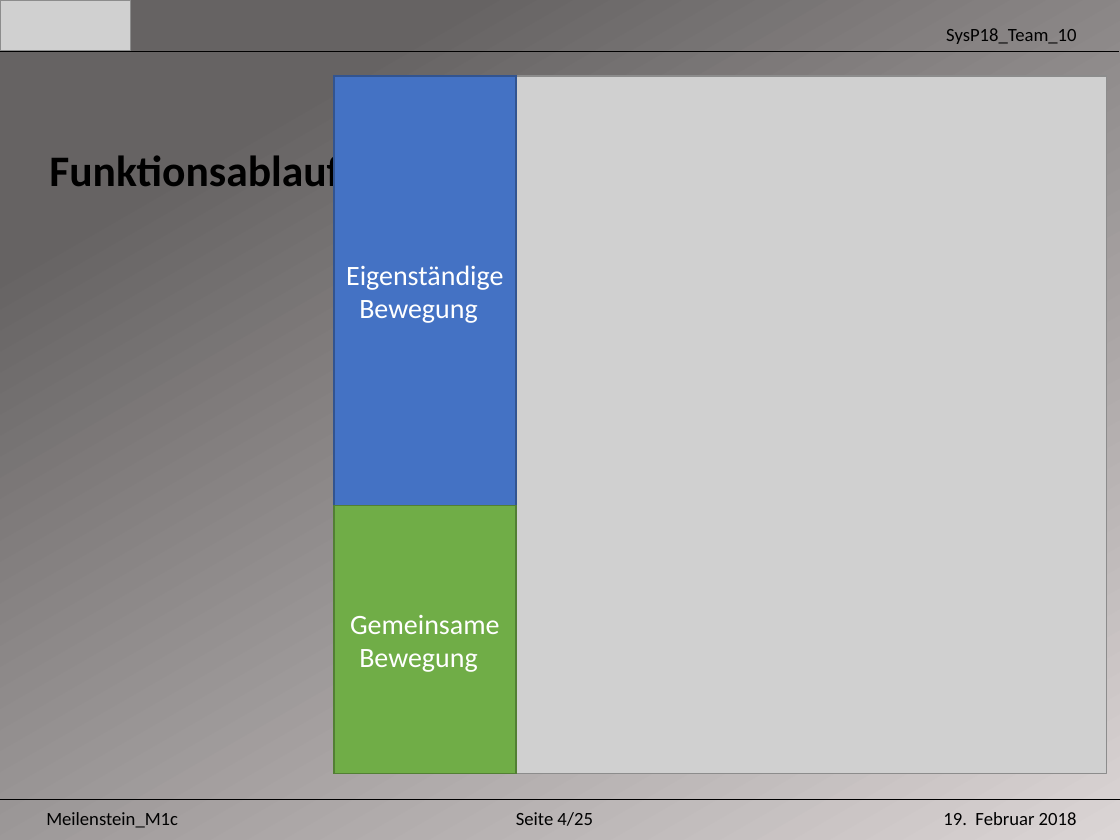
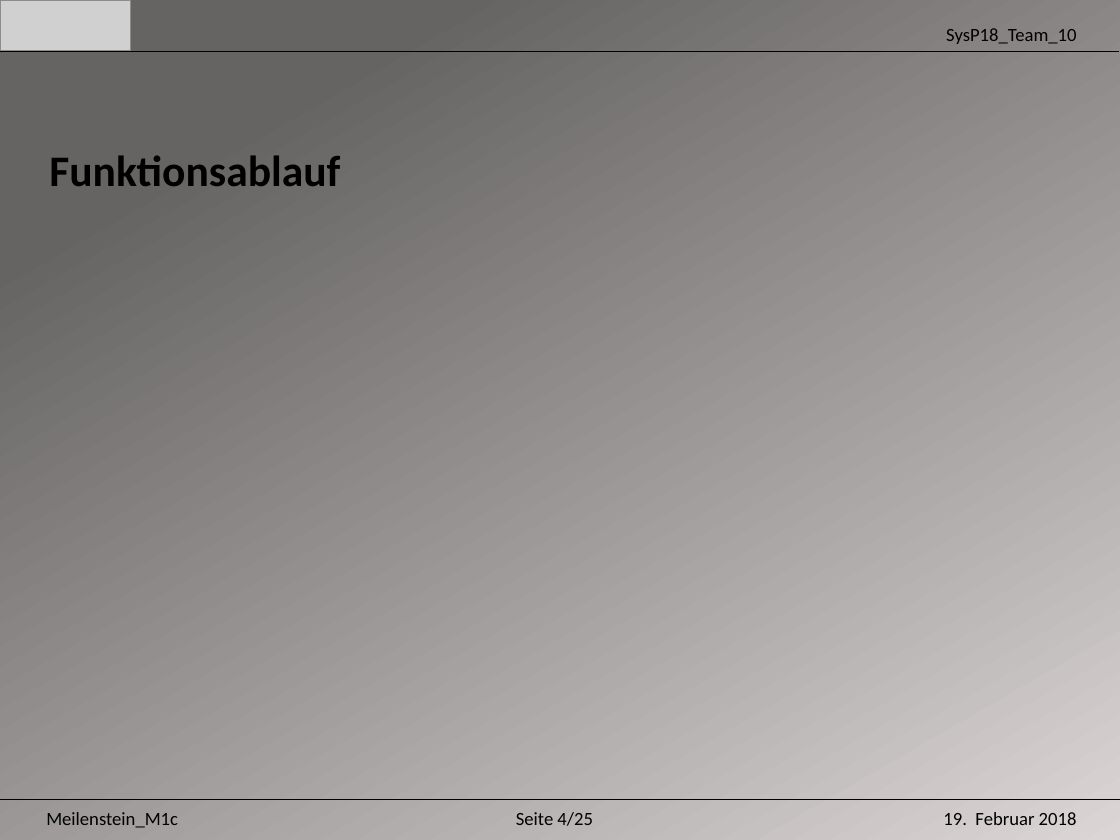
Before and after one commit to Unaqwyn/SysP18_1cv, a slide deck: slide 5 of Systemtechnikprojekt/Systemtechnikprojekt/01_Organisation/02_Meilensteine/m1/m1c/Praesentation_m1c.pptx. Drawn at 1120x840 pixels with LibreOffice and Linux fonts; fonts in the diff are those of the drawing; grey boxes stand for pictures. Boxes give left, top, right and bottom in pixels: in the first picture for what was removed or moved away, otherwise in the second. Text is boxed around its words. In the diff, an @@ line names an element or a change of style, - is before the commit and + after.

```diff
--- a/Systemtechnikprojekt/Systemtechnikprojekt/01_Organisation/02_Meilensteine/m1/m1c/Praesentation_m1c.pptx
+++ b/Systemtechnikprojekt/Systemtechnikprojekt/01_Organisation/02_Meilensteine/m1/m1c/Praesentation_m1c.pptx
@@ rectangle removed at (x1=334, y1=76, x2=516, y2=506) @@
-Eigenständige Bewegung
@@ picture removed at (x1=516, y1=76, x2=1107, y2=774) @@
@@ rectangle removed at (x1=334, y1=506, x2=516, y2=774) @@
-Gemeinsame Bewegung
```
Also in this commit, not shown: 1 other slide changed.
